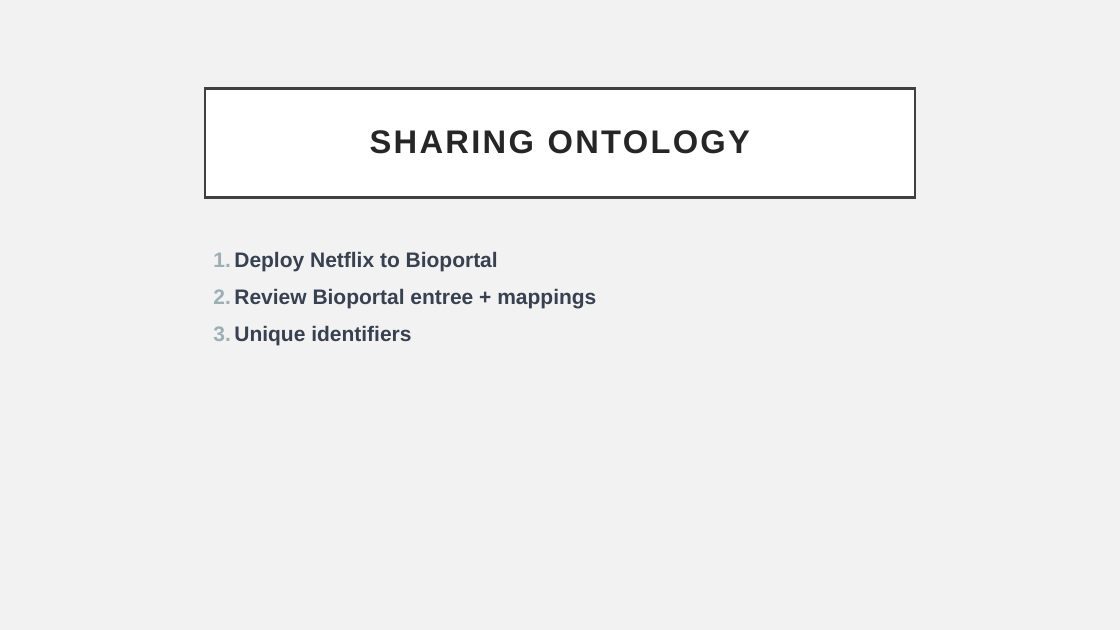
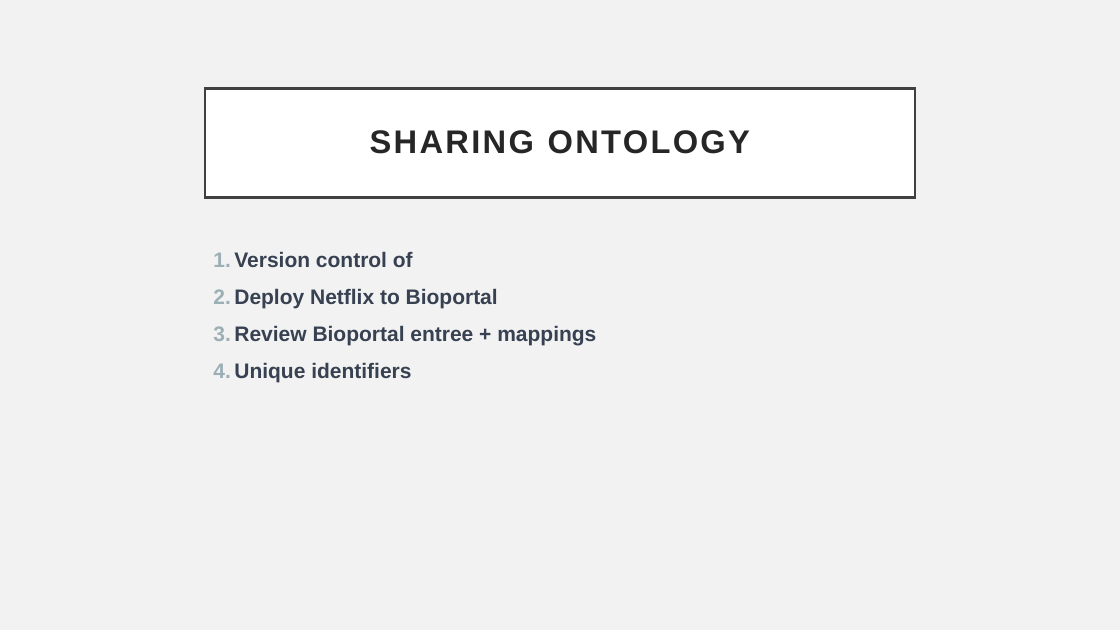
Before and after one commit to Drexel-UHC/si-2023-fair, a slide deck: slide 5 of content/day 4/Day 4 - Practical.pptx. Drawn at 1120x630 pixels with LibreOffice and Linux fonts; fonts in the diff are those of the drawing. Boxes give left, top, right and bottom in pixels: in the first picture for what was removed or moved away, otherwise in the second. Text is boxed around its words. In the diff, an @@ line names an element or a change of style, - is before the commit and + after.

```diff
--- a/content/day 4/Day 4 - Practical.pptx
+++ b/content/day 4/Day 4 - Practical.pptx
@@ text at (x1=234, y1=251, x2=413, y2=267): paragraph added @@
+1. Version control of
```
Also in this commit, not shown: 5 other files.
